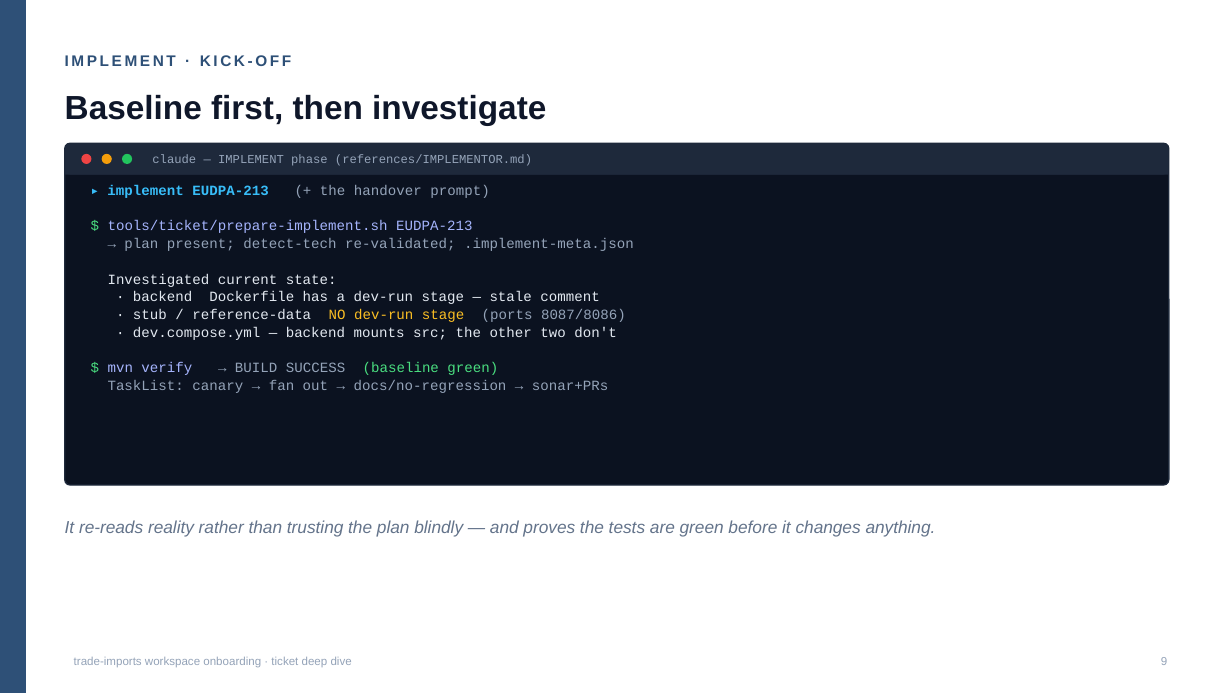
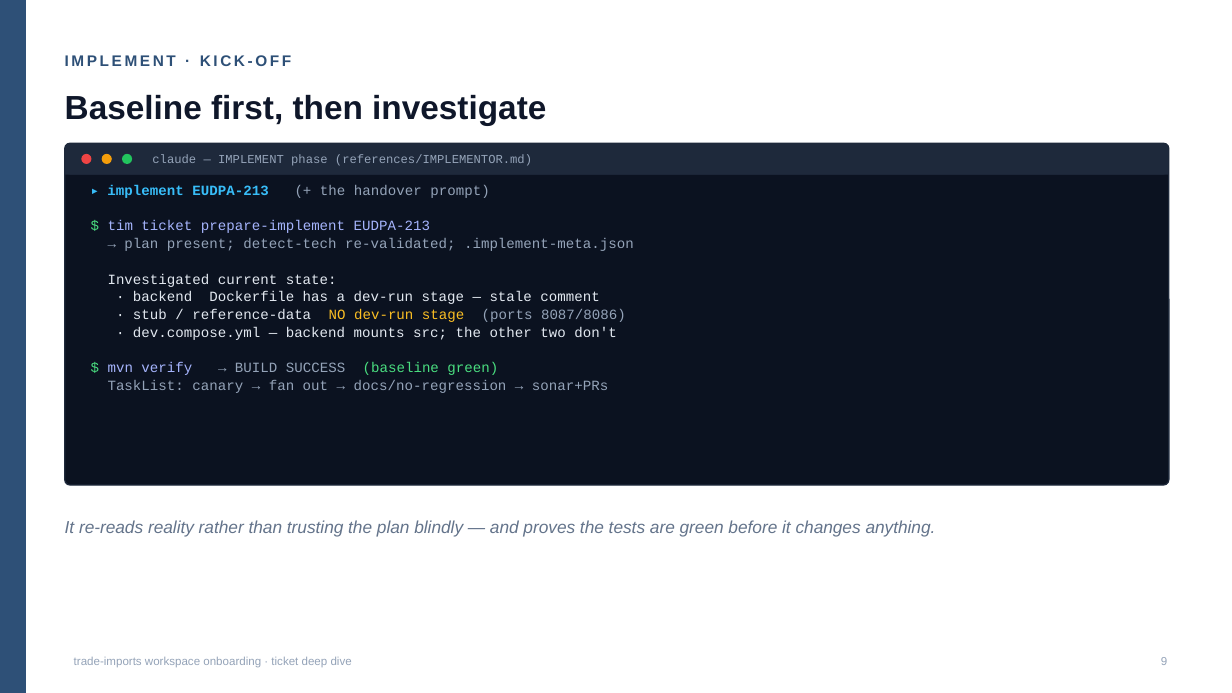
Before and after one commit to DEFRA/trade-imports-workspace, a slide deck: slide 11 of docs/onboarding/02b-ticket-walkthrough.pptx. Drawn at 1232x693 pixels with LibreOffice and Linux fonts; fonts in the diff are those of the drawing. Boxes give left, top, right and bottom in pixels: in the first picture for what was removed or moved away, otherwise in the second. Text is boxed around its words. In the diff, an @@ line names an element or a change of style, - is before the commit and + after.

```diff
--- a/docs/onboarding/02b-ticket-walkthrough.pptx
+++ b/docs/onboarding/02b-ticket-walkthrough.pptx
@@ text at <box>108,220,430,233</box>: text changed @@
-$ tools/ticket/prepare-implement.sh EUDPA-213
+$ tim ticket prepare-implement EUDPA-213
```
Also in this commit, not shown: 1 other slide changed, 30 other files.
